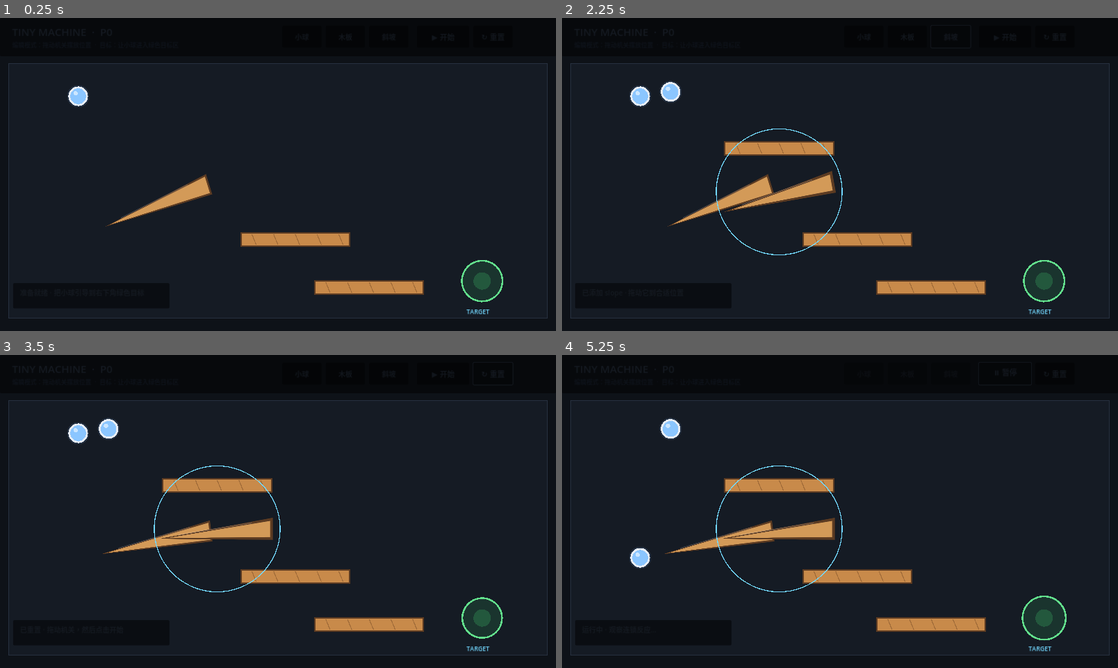
Above: before the commit, frames 1-4 (two rows, left to right).
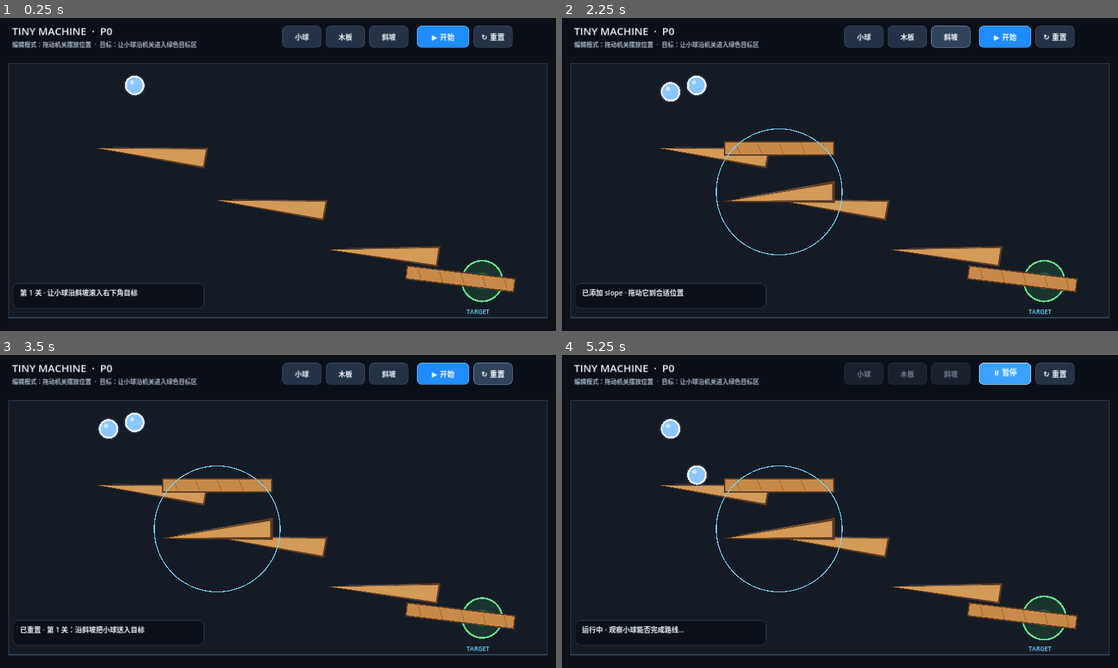
Above: after the commit, the same moments.

Repository: passwall787-del/tiny-machine
Game: Godot game, scene res://main.tscn
Same seed, same stepped clock (60 frames per second), same inputs: the game is played once before the commit and once after it.
Inputs:
- Up to frame 1 (0.25 s): no input
- Up to frame 2 (2.25 s): click "小球" at 0.5 s; click "木板" at 1.25 s; click "斜坡" at 2 s
- Up to frame 3 (3.5 s): click "↻ 重置" at 2.75 s
- Up to frame 4 (5.25 s): click "▶ 开始" at 3.5 s; click "⏸ 暂停" at 4.25 s; click "▶ 继续" at 5 s

The runs differ from the first frame. In frame 1, 10% of the frame differs, in the area x 1-99%, y 2-96%; in frame 2, 10%; in frame 3, 9.7%; in frame 4, 9.7%.

Commit message:
fix: make P0 level solvable and improve button contrast

Diff:
--- a/main.gd
+++ b/main.gd
@@ -20,6 +20,33 @@
     _build_level()
     queue_redraw()
 
+func _make_style(bg: Color, border: Color, radius: int = 10, border_width: int = 1) -> StyleBoxFlat:
+    var s := StyleBoxFlat.new()
+    s.bg_color = bg
+    s.border_color = border
+    s.set_border_width_all(border_width)
+    s.set_corner_radius_all(radius)
+    s.content_margin_left = 12
+    s.content_margin_right = 12
+    s.content_margin_top = 8
+    s.content_margin_bottom = 8
+    return s
+
+func _style_button(button: Button, accent := false) -> void:
+    var normal = _make_style(Color("#253246") if not accent else Color("#1f8cff"), Color("#40536d") if not accent else Color("#70c0ff"), 10, 1)
+    var hover = _make_style(Color("#31435b") if not accent else Color("#3ca2ff"), Color("#6b86a8") if not accent else Color("#b8e2ff"), 10, 1)
+    var pressed = _make_style(Color("#1c2737") if not accent else Color("#176dc7"), Color("#80a6d2") if not accent else Color("#d8efff"), 10, 2)
+    var disabled = _make_style(Color("#1a212c"), Color("#2a3544"), 10, 1)
+    button.add_theme_stylebox_override("normal", normal)
+    button.add_theme_stylebox_override("hover", hover)
+    button.add_theme_stylebox_override("pressed", pressed)
+    button.add_theme_stylebox_override("focus", hover)
+    button.add_theme_stylebox_override("disabled", disabled)
+    button.add_theme_color_override("font_color", Color("#f5f8fc"))
+    button.add_theme_color_override("font_hover_color", Color.WHITE)
+    button.add_theme_color_override("font_pressed_color", Color.WHITE)
+    button.add_theme_color_override("font_disabled_color", Color("#718096"))
+
 func _build_ui() -> void:
     var layer = CanvasLayer.new()
     layer.name = "UI"
@@ -28,20 +55,21 @@
     var top = Panel.new()
     top.position = Vector2(0, 0)
     top.size = Vector2(1280, 88)
-    top.modulate = Color(0.08, 0.10, 0.13, 0.97)
+    top.add_theme_stylebox_override("panel", _make_style(Color("#0b1018"), Color("#263348"), 0, 0))
     layer.add_child(top)
 
     var title = Label.new()
     title.text = "TINY MACHINE  ·  P0"
-    title.position = Vector2(28, 14)
+    title.position = Vector2(28, 12)
     title.add_theme_font_size_override("font_size", 24)
+    title.add_theme_color_override("font_color", Color("#f2f6fb"))
     top.add_child(title)
 
     hint_label = Label.new()
-    hint_label.text = "编辑模式：拖动机关摆放位置  ·  目标：让小球进入绿色目标区"
-    hint_label.position = Vector2(28, 50)
+    hint_label.text = "编辑模式：拖动机关摆放位置  ·  目标：让小球沿机关进入绿色目标区"
+    hint_label.position = Vector2(28, 49)
     hint_label.add_theme_font_size_override("font_size", 14)
-    hint_label.modulate = Color("#a9b5c6")
+    hint_label.add_theme_color_override("font_color", Color("#a9b8ca"))
     top.add_child(hint_label)
 
     var x = 650
@@ -51,6 +79,7 @@
         b.position = Vector2(x, 18)
         b.size = Vector2(90, 50)
         b.add_theme_font_size_override("font_size", 16)
+        _style_button(b, false)
         b.pressed.connect(_add_piece.bind(data[1]))
         top.add_child(b)
         palette_buttons.append(b)
@@ -61,6 +90,7 @@
     run_button.position = Vector2(960, 18)
     run_button.size = Vector2(120, 50)
     run_button.add_theme_font_size_override("font_size", 17)
+    _style_button(run_button, true)
     run_button.pressed.connect(toggle_run)
     top.add_child(run_button)
 
@@ -69,22 +99,54 @@
     reset_button.position = Vector2(1090, 18)
     reset_button.size = Vector2(90, 50)
     reset_button.add_theme_font_size_override("font_size", 17)
+    _style_button(reset_button, false)
     reset_button.pressed.connect(reset_level)
     top.add_child(reset_button)
 
     var status_panel = Panel.new()
     status_panel.position = Vector2(30, 610)
-    status_panel.size = Vector2(360, 58)
-    status_panel.modulate = Color(0.08, 0.10, 0.13, 0.92)
+    status_panel.size = Vector2(440, 58)
+    status_panel.add_theme_stylebox_override("panel", _make_style(Color("#0b1018e8"), Color("#304158"), 12, 1))
     layer.add_child(status_panel)
 
     status_label = Label.new()
     status_label.text = "准备就绪 · 拖动机关，然后点击开始"
     status_label.position = Vector2(16, 9)
     status_label.add_theme_font_size_override("font_size", 16)
+    status_label.add_theme_color_override("font_color", Color("#eef4fb"))
     status_panel.add_child(status_label)
 
+func _create_boundary() -> void:
+    var floor = StaticBody2D.new()
+    floor.position = Vector2(640, 700)
+    var floor_shape = CollisionShape2D.new()
+    var floor_rect = RectangleShape2D.new()
+    floor_rect.size = Vector2(1280, 24)
+    floor_shape.shape = floor_rect
+    floor.add_child(floor_shape)
+    add_child(floor)
+
+    var left = StaticBody2D.new()
+    left.position = Vector2(8, 397)
+    var left_shape = CollisionShape2D.new()
+    var left_rect = RectangleShape2D.new()
+    left_rect.size = Vector2(16, 600)
+    left_shape.shape = left_rect
+    left.add_child(left_shape)
+    add_child(left)
+
+    var right = StaticBody2D.new()
+    right.position = Vector2(1272, 397)
+    var right_shape = CollisionShape2D.new()
+    var right_rect = RectangleShape2D.new()
+    right_rect.size = Vector2(16, 600)
+    right_shape.shape = right_rect
+    right.add_child(right_shape)
+    add_child(right)
+
 func _build_level() -> void:
+    _create_boundary()
+
     target = Area2D.new()
     target.name = "Target"
     target.position = TARGET_POS
@@ -96,11 +158,14 @@
     add_child(target)
     target.body_entered.connect(_on_target_body_entered)
 
-    _create_piece("slope", Vector2(360, 420), -0.12)
-    _create_piece("board", Vector2(680, 510), 0.0)
-    ball = _create_piece("ball", Vector2(180, 180), 0.0)
-    _create_piece("board", Vector2(850, 620), 0.0)
-    status_label.text = "准备就绪 · 把小球引导到右下角绿色目标"
+    # First level: a deliberately continuous downhill route. The ball starts above slope 1,
+    # transfers across small gaps to slopes 2/3, then rolls along the final board through the goal.
+    _create_piece("slope", Vector2(350, 300), 0.18)
+    _create_piece("slope", Vector2(625, 420), 0.18)
+    _create_piece("slope", Vector2(885, 530), 0.15)
+    _create_piece("board", Vector2(1060, 600), 0.12)
+    ball = _create_piece("ball", Vector2(310, 155), 0.0)
+    status_label.text = "第 1 关 · 让小球沿斜坡滚入右下角目标"
 
 func _create_piece(kind: String, pos: Vector2, rot: float = 0.0) -> MachinePiece:
     var body: PhysicsBody2D
@@ -118,18 +183,22 @@
     var piece := body as MachinePiece
     piece.setup(kind, self, pos, rot)
 
-    var shape = CollisionShape2D.new()
-    if kind == "ball":
-        var c = CircleShape2D.new()
-        c.radius = 24
-        shape.shape = c
+    if kind == "slope":
+        var poly = CollisionPolygon2D.new()
+        poly.polygon = PackedVector2Array([Vector2(-125, 22), Vector2(125, -22), Vector2(125, 22), Vector2(-125, 22)])
+        piece.add_child(poly)
     else:
-        var rect = RectangleShape2D.new()
-        rect.size = Vector2(250, 30)
-        shape.shape = rect
-        if kind == "slope":
-            piece.rotation = rot - 0.18
-    piece.add_child(shape)
+        var shape = CollisionShape2D.new()
+        if kind == "ball":
+            var c = CircleShape2D.new()
+            c.radius = 24
+            shape.shape = c
+        else:
+            var rect = RectangleShape2D.new()
+            rect.size = Vector2(250, 30)
+            shape.shape = rect
+        piece.add_child(shape)
+
     add_child(piece)
     pieces.append(piece)
     return piece
@@ -165,7 +234,7 @@
     running = not running
     if running:
         run_button.text = "⏸ 暂停"
-        status_label.text = "运行中 · 观察连锁反应…"
+        status_label.text = "运行中 · 观察小球能否完成路线…"
         if ball:
             ball.set("freeze", false)
             ball.set("sleeping", false)
@@ -186,7 +255,7 @@
         p.reset_piece()
     if ball:
         ball.set("freeze", true)
-    status_label.text = "已重置 · 拖动机关，然后点击开始"
+    status_label.text = "已重置 · 第 1 关：沿斜坡把小球送入目标"
     for b in palette_buttons:
         b.disabled = false
     queue_redraw()
@@ -203,12 +272,14 @@
 func _draw() -> void:
     draw_rect(Rect2(0, 0, 1280, 720), Color("#0e1218"))
     draw_rect(BOARD_BOUNDS, Color("#151b24"), true)
-    draw_rect(BOARD_BOUNDS, Color("#273140"), false, 2)
+    draw_rect(BOARD_BOUNDS, Color("#2c3a4e"), false, 2)
 
     for x in range(40, 1260, 40):
-        draw_line(Vector2(x, 105), Vector2(x, 690), Color(1, 1, 1, 0.025), 1)
+        draw_line(Vector2(x, 105), Vector2(x, 690), Color(1, 1, 1, 0.035), 1)
     for y in range(120, 700, 40):
-        draw_line(Vector2(20, y), Vector2(1260, y), Color(1, 1, 1, 0.025), 1)
+        draw_line(Vector2(20, y), Vector2(1260, y), Color(1, 1, 1, 0.035), 1)
+
+    draw_rect(Rect2(20, 688, 1240, 2), Color("#34445a"), true)
 
     var pulse = 1.0 + sin(Time.get_ticks_msec() * 0.004) * 0.05 if not won else 1.08
     draw_circle(TARGET_POS, 50.0 * pulse, Color(0.25, 0.85, 0.45, 0.13))
